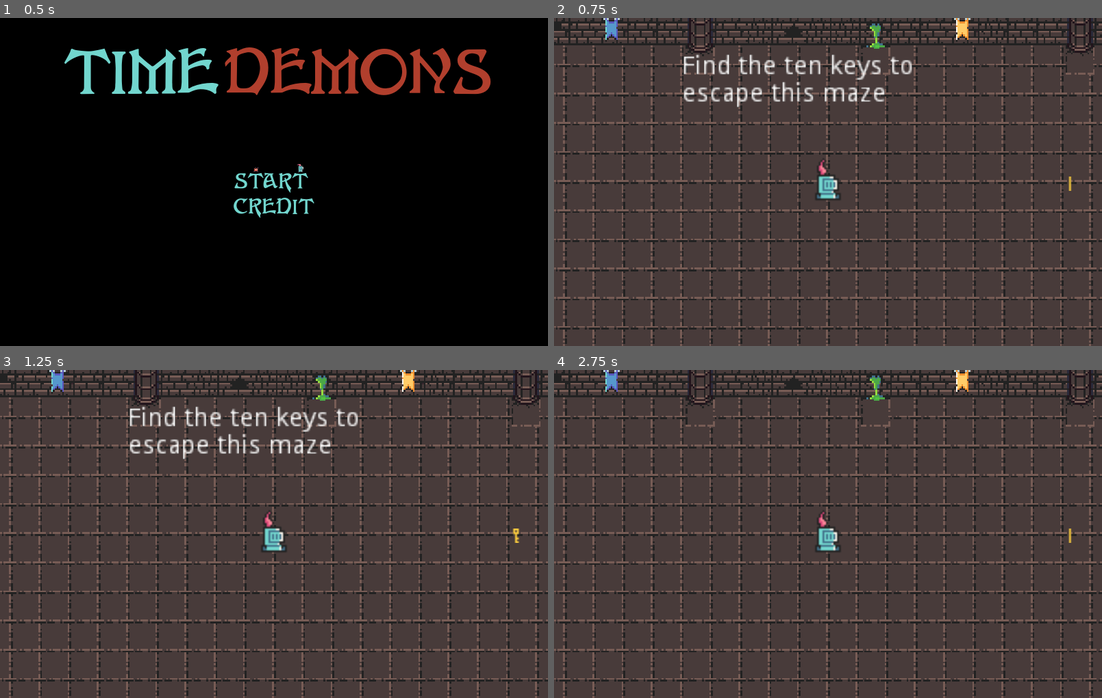
Above: before the commit, frames 1-4 (two rows, left to right).
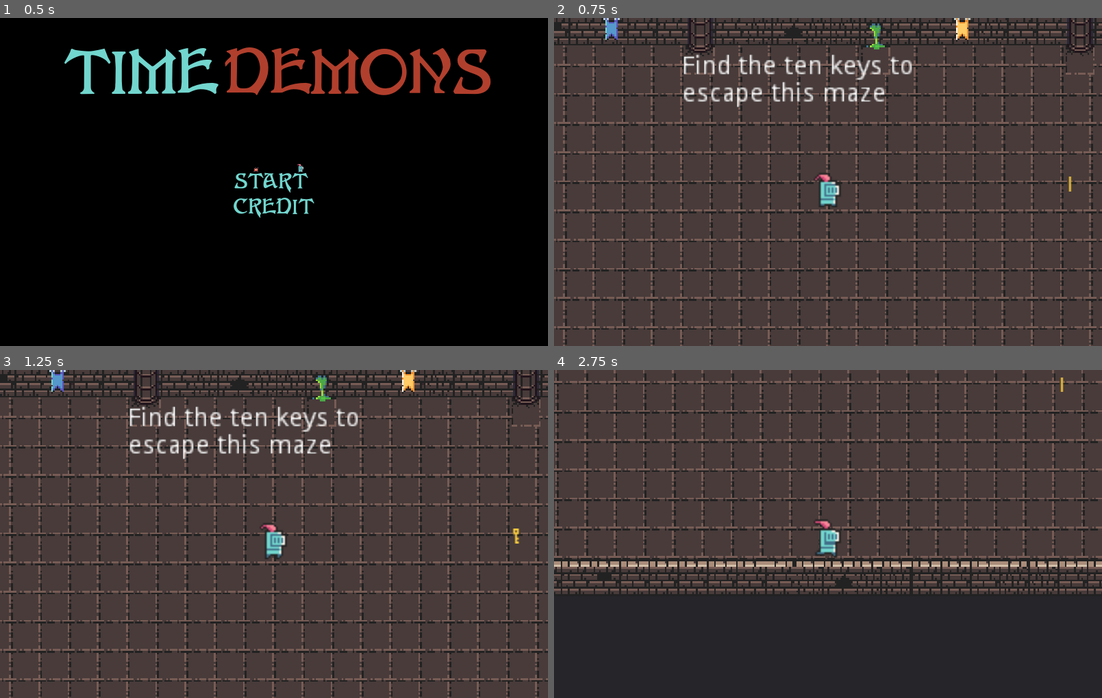
Above: after the commit, the same moments.

Repository: Narrop/Jame-Gam
Game: Godot game, scene res://scenes/menu/menu.tscn
Two runs of this game, one before a commit and one after it. Both use one fixed random seed, a clock stepped at 60 frames per second and the inputs below.
Inputs (mouse positions are in pixels of both pictures, inside the frame that each line leads up to):
- Up to frame 1 (0.5 s): no input
- Up to frame 2 (0.75 s): click "START" at 0.5 s
- Up to frame 3 (1.25 s): no input
- Up to frame 4 (2.75 s): tap Enter (ui_accept) at 1.25, 1.52, 2.27 s; move the mouse to (948, 517) at 1.27 s; hold Right (ui_right) 1.28-2.03 s; move the mouse to (718, 550) at 2.02 s; hold Down (ui_down) from 2.03 s (still down)

Frame 1 is identical in both runs. In frame 2, 3.1% of the frame differs, in the area x 0-100%, y 1-100%; in frame 3, 3.1%; in frame 4, 58%, in the area x 0-100%, y 0-100%.

Commit message:
Update player.tscn

Diff:
--- a/scenes/player/player.tscn
+++ b/scenes/player/player.tscn
@@ -58,7 +58,8 @@
 
 [node name="AnimatedSprite" type="AnimatedSprite" parent="."]
 frames = SubResource( 2 )
-animation = "dead"
+animation = "standing"
+frame = 2
 playing = true
 
 [node name="detector" type="Area2D" parent="."]
